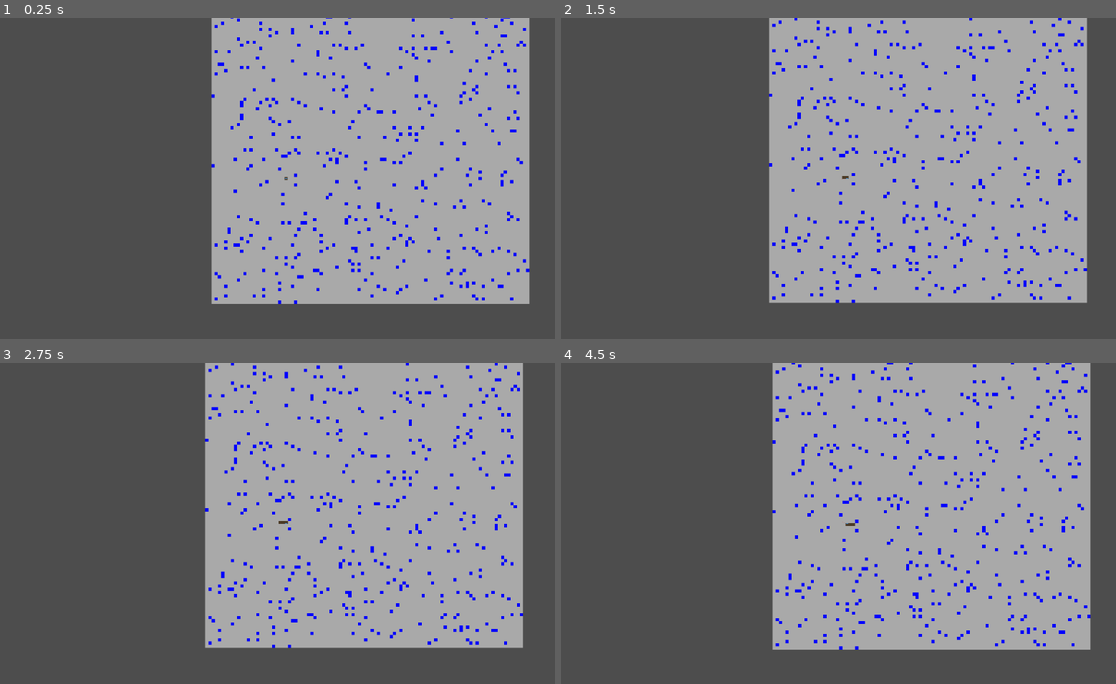
Above: before the commit, frames 1-4 (two rows, left to right).
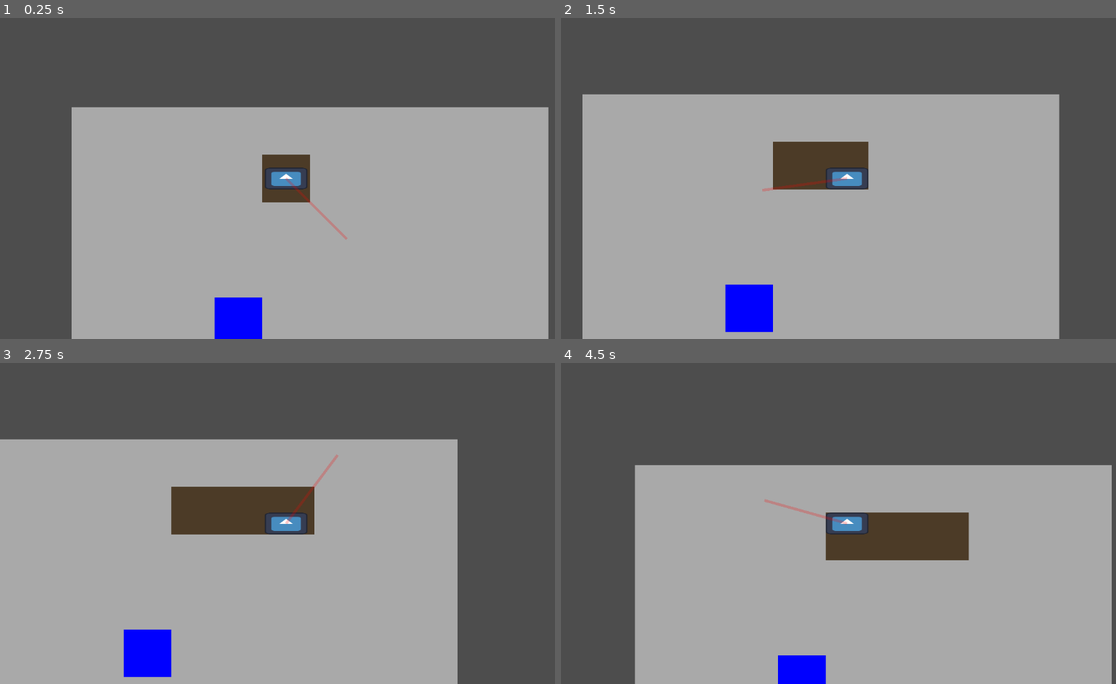
Above: after the commit, the same moments.

Repository: Vryllon/Meow_Miners
Game: Godot game, scene res://Scenes/levels/lobby.tscn
The game is run twice, just before and just after one commit, with the same random seed, the same clock (stepped at 60 frames per second) and the same inputs. The project has no main scene, so this scene is started directly. The engine's default icon, where the game draws it, is replaced by a stand-in: a white triangle on a blue panel in a dark square.
Inputs (mouse positions are in pixels of both pictures, inside the frame that each line leads up to):
- Up to frame 1 (0.25 s): no input
- Up to frame 2 (1.5 s): tap Enter at 0.5 s; move the mouse to (971, 162) at 0.52 s; press the mouse at (971, 162) at 0.53 s; hold Right (move_right) 0.53-1.28 s; move the mouse to (733, 194) at 1.27 s; release the mouse at (733, 194) at 1.28 s; hold S (move_down) from 1.28 s (still down); tap E (interact) at 1.35 s
- Up to frame 3 (2.75 s): click (172, 539) at 1.55 s; tap Space at 2 s; move the mouse to (344, 452) at 2.02 s; release S (move_down) at 2.03 s; press the mouse at (344, 452) at 2.03 s; hold Right (move_right) from 2.03 s (still down)
- Up to frame 4 (4.5 s): move the mouse to (816, 587) at 2.77 s; release Right (move_right) at 2.78 s; release the mouse at (816, 587) at 2.78 s; hold W (move_up) 2.78-3.53 s; click (816, 587) at 2.85 s; tap Enter at 3.5 s; move the mouse to (1016, 571) at 3.52 s; hold E (interact) 3.53-4.28 s; hold A (move_left) from 3.53 s (still down); click (1016, 571) at 3.8 s; tap Space at 4.25 s; move the mouse to (677, 475) at 4.27 s; click (677, 475) at 4.35 s

The runs differ from the first frame. In frame 1, 46% of the frame differs, in the area x 12-99%, y 0-100%; in frame 2, 53%; in frame 3, 59%, in the area x 0-95%, y 0-100%; in frame 4, 50%.

Commit message:
Made map generation more dynamic
Updated some outdated functions from to top down style generation as well as making the map generation more dynamic by having adjustable size from in the code

Diff:
--- a/meow-miners/Scenes/Areas/Mining/mining_area.tscn
+++ b/meow-miners/Scenes/Areas/Mining/mining_area.tscn
@@ -16,7 +16,6 @@
 script = ExtResource("1_3h3yr")
 
 [node name="Map" type="StaticBody2D" parent="." unique_id=1738739877]
-scale = Vector2(100, 100)
 
 [node name="Background" type="Sprite2D" parent="Map" unique_id=2011243076]
 texture = SubResource("GradientTexture2D_0lmff")
--- a/meow-miners/Scenes/Characters/player.tscn
+++ b/meow-miners/Scenes/Characters/player.tscn
@@ -21,7 +21,7 @@
 shape = SubResource("CapsuleShape2D_2m74s")
 
 [node name="Camera2D" type="Camera2D" parent="." unique_id=1853399607]
-zoom = Vector2(0.1, 0.1)
+zoom = Vector2(1.5, 1.5)
 
 [node name="RayCast2D" type="RayCast2D" parent="." unique_id=823903933]
 
--- a/meow-miners/Scripts/Areas/Mining/mining_area.gd
+++ b/meow-miners/Scripts/Areas/Mining/mining_area.gd
@@ -2,8 +2,8 @@
 
 signal map_generated
 
-var WIDTH: int = 0
-var HEIGHT: int = 0
+var WIDTH: int = 10
+var HEIGHT: int = 10
 
 var mining_pixel_load : PackedScene = load("res://Scenes/Areas/Mining/mining_pixel.tscn")
 var mining_map: Array = []
@@ -14,11 +14,10 @@
 	call_deferred("initialize_mining_map")
 
 func initialize_mining_map() -> void:
-	WIDTH = $Map.scale.y
-	HEIGHT = $Map.scale.x
-	print_debug(HEIGHT)
-	mining_map = generate_mining_map(1,HEIGHT)
-	generate_pixels(1, HEIGHT)
+	$Map.scale.x = WIDTH
+	$Map.scale.y = HEIGHT
+	mining_map = generate_mining_map()
+	generate_pixels()
 	map_generated.emit()
 
 # Called every frame. 'delta' is the elapsed time since the previous frame.
@@ -26,21 +25,18 @@
 	pass
 
 # Generates the data array containing the various materials in the mining area
-func generate_mining_map(start : int, end : int) -> Array:
+func generate_mining_map() -> Array:
 	var map: Array = []
 
-	for i in (end - start + 1):
-		var level: Array = []
+	for i in WIDTH:
+		# generate column
+		var col: Array = []
+		# fill column
+		for j in $Map.scale.y:
+			col.append(rand_mineral(i))
 
-		# add level data
-		level.append(start + i - 1)
-
-		# add the data for each mining pixel at this level
-		for j in $Map.scale.y:
-			level.append(rand_mineral(start + i - 1))
-
-		# add this level to the map
-		map.append(level)
+		# add this column to the map
+		map.append(col)
 
 	return map
 
@@ -53,12 +49,11 @@
 	return 0
 
 # Generates the mining pixels in the mining area
-func generate_pixels(start: int, end: int) -> void:
-	#print_debug(str($Background.scale.x) + " " + str($Background.scale.y))
+func generate_pixels() -> void:
 	for i in WIDTH:
 		for j in HEIGHT:
 			var mining_pixel = mining_pixel_load.instantiate()
 			add_child(mining_pixel)
 			mining_pixel.name = "mining_pixel_" + str(i) + "_" + str(j)
 			mining_pixel.position = Vector2((i - HEIGHT/2) * 64 + 32, (j - WIDTH/2) * 64 + 32)
-			mining_pixel.set_mineral(mining_map[start+i-1][j+1])
+			mining_pixel.set_mineral(mining_map[i][j])
